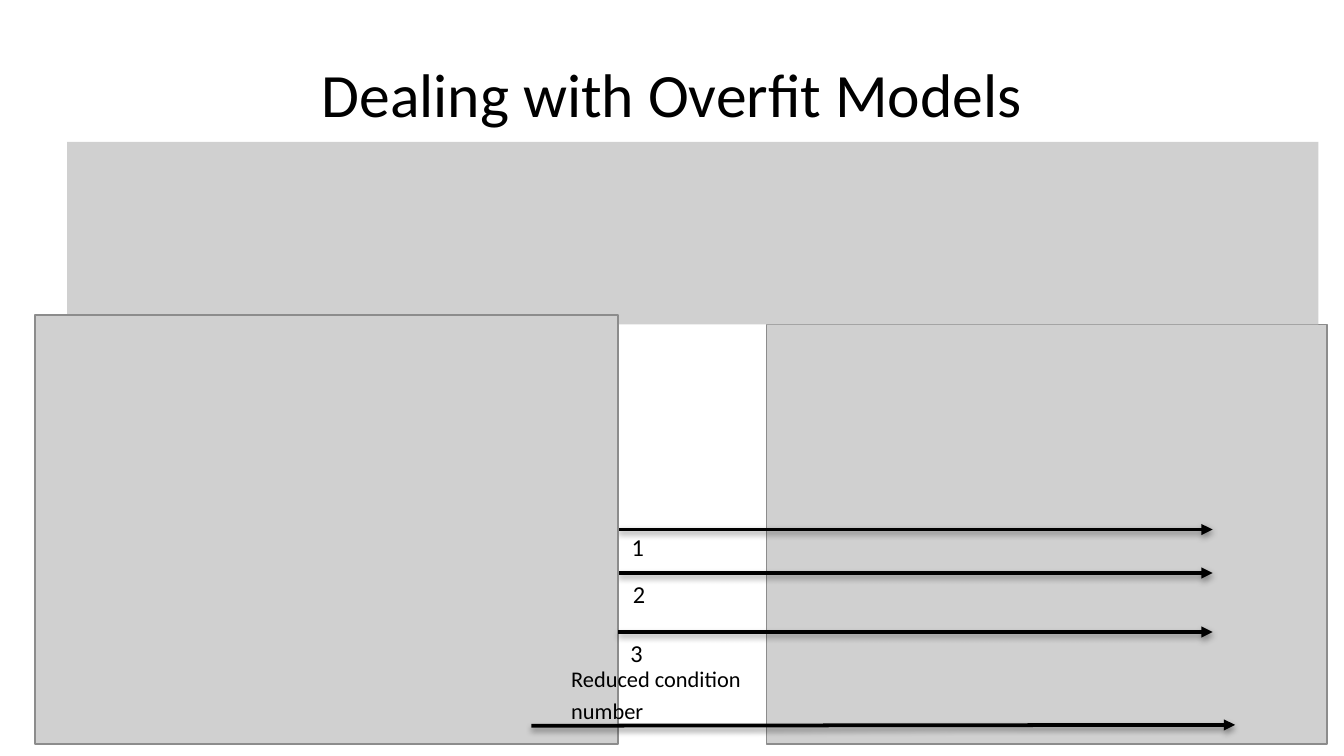
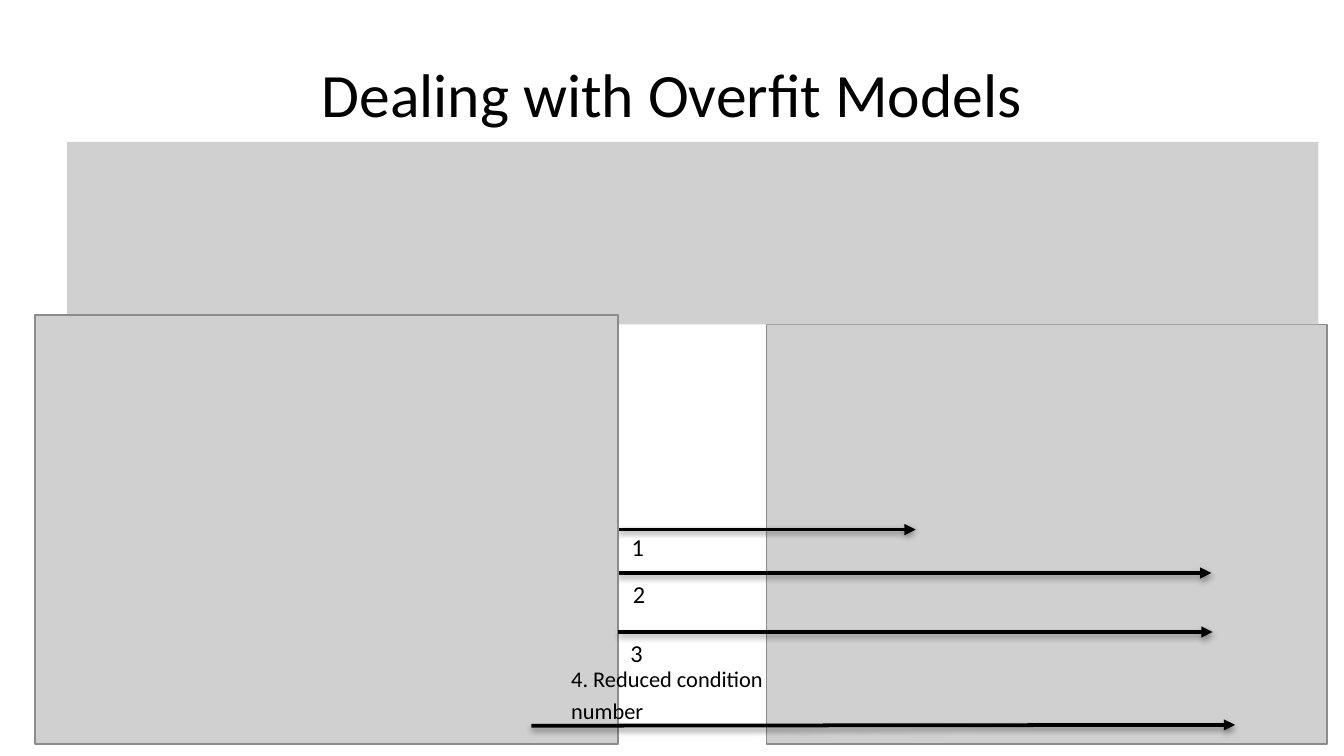
Before and after one commit to StephenElston/CSCI-E-83, a slide deck: slide 12 of LectureSlides/10a_ModelsInHighDimensions.pptx (slide 11 before the commit). Drawn at 1344x756 pixels with LibreOffice and Linux fonts; fonts in the diff are those of the drawing; grey boxes stand for pictures. Boxes give left, top, right and bottom in pixels: in the first picture for what was removed or moved away, otherwise in the second. Text is boxed around its words. In the diff, an @@ line names an element or a change of style, - is before the commit and + after.

```diff
--- a/LectureSlides/10a_ModelsInHighDimensions.pptx
+++ b/LectureSlides/10a_ModelsInHighDimensions.pptx
@@ arrow moved from (618, 530) - (1212, 530) to (618, 530) - (915, 530) @@
@@ text at (571,669,763,694): text changed @@
-Reduced condition
+4. Reduced condition
```
Also in this commit, not shown: 4 other slides changed, 10 slides added, 1 slide removed.
